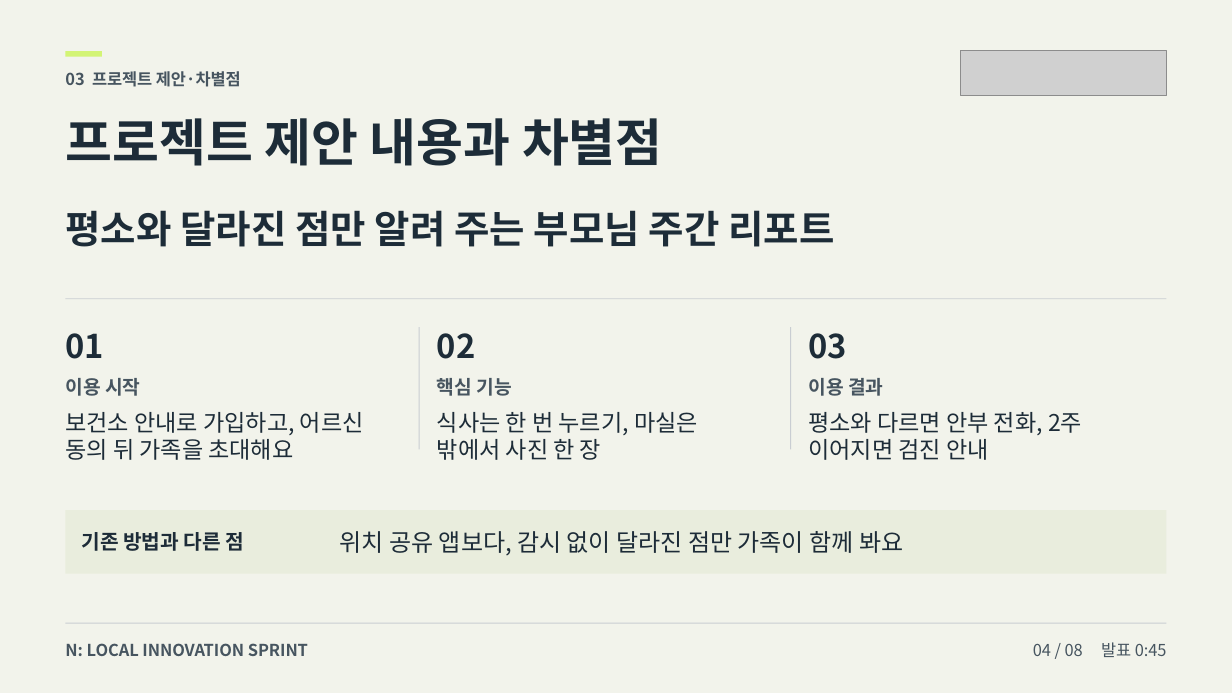
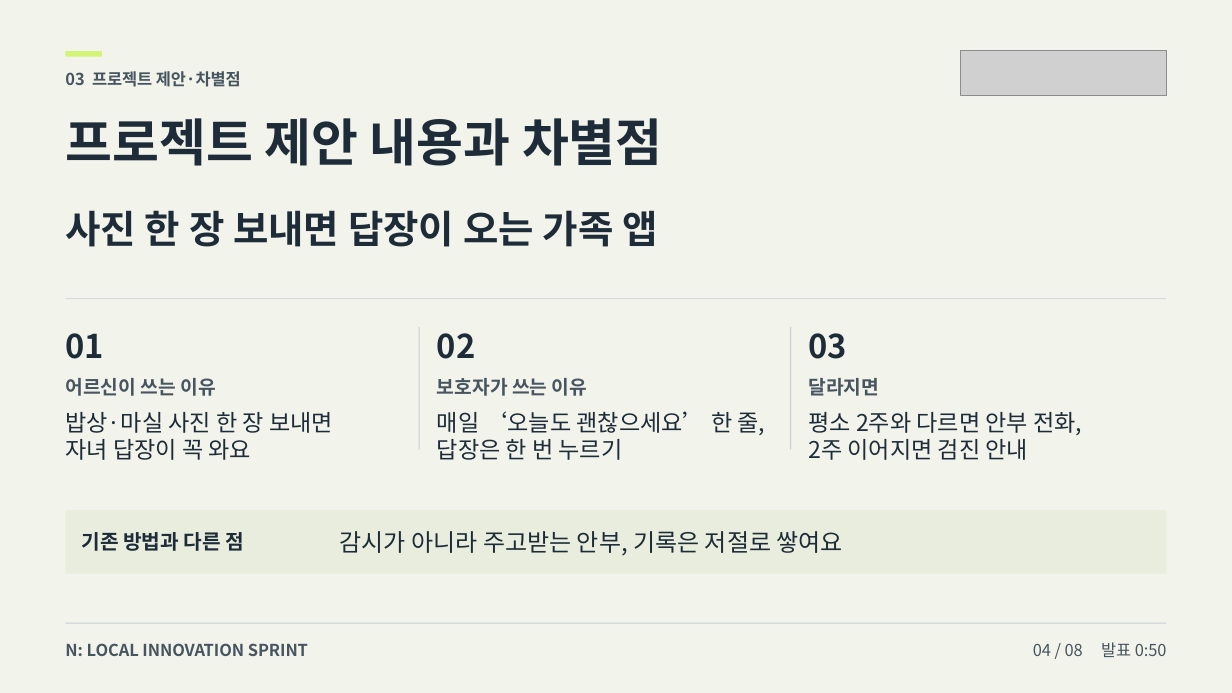
Before and after one commit to howoo101/masil, a slide deck: slide 4 of files/pitch-deck.pptx. Drawn at 1232x693 pixels with LibreOffice and Linux fonts; fonts in the diff are those of the drawing; grey boxes stand for pictures. Boxes give left, top, right and bottom in pixels: in the first picture for what was removed or moved away, otherwise in the second. Text is boxed around its words. In the diff, an @@ line names an element or a change of style, - is before the commit and + after.

```diff
--- a/files/pitch-deck.pptx
+++ b/files/pitch-deck.pptx
@@ text at [65, 210, 657, 247]: text changed @@
-평소와 달라진 점만 알려 주는 부모님 주간 리포트
+사진 한 장 보내면 답장이 오는 가족 앱
@@ text at [65, 378, 215, 396]: text changed @@
-이용 시작
+어르신이 쓰는 이유
@@ text at [437, 378, 587, 396]: text changed @@
-핵심 기능
+보호자가 쓰는 이유
@@ text at [808, 378, 879, 396]: text changed @@
-이용 결과
+달라지면
@@ text at [65, 412, 333, 460]: text changed @@
-보건소 안내로 가입하고, 어르신
-동의 뒤 가족을 초대해요
+밥상·마실 사진 한 장 보내면
+자녀 답장이 꼭 와요
@@ text at [437, 411, 766, 460]: text changed @@
-식사는 한 번 누르기, 마실은
-밖에서 사진 한 장
+매일 ‘오늘도 괜찮으세요’ 한 줄,
+답장은 한 번 누르기
@@ text at [808, 412, 1082, 460]: text changed @@
-평소와 다르면 안부 전화, 2주
-이어지면 검진 안내
+평소 2주와 다르면 안부 전화,
+2주 이어지면 검진 안내
@@ text at [340, 531, 843, 555]: text changed @@
-위치 공유 앱보다, 감시 없이 달라진 점만 가족이 함께 봐요
+감시가 아니라 주고받는 안부, 기록은 저절로 쌓여요
@@ text at [1033, 642, 1167, 657]: text changed @@
-04 / 08 발표 0:45
+04 / 08 발표 0:50
```
Also in this commit, not shown: 7 other slides changed, 5 other files.
